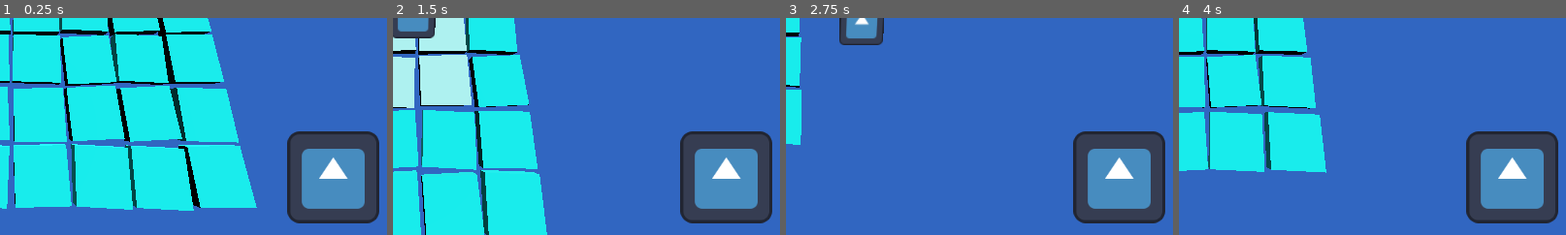
Above: before the commit, frames 1-4 (left to right).
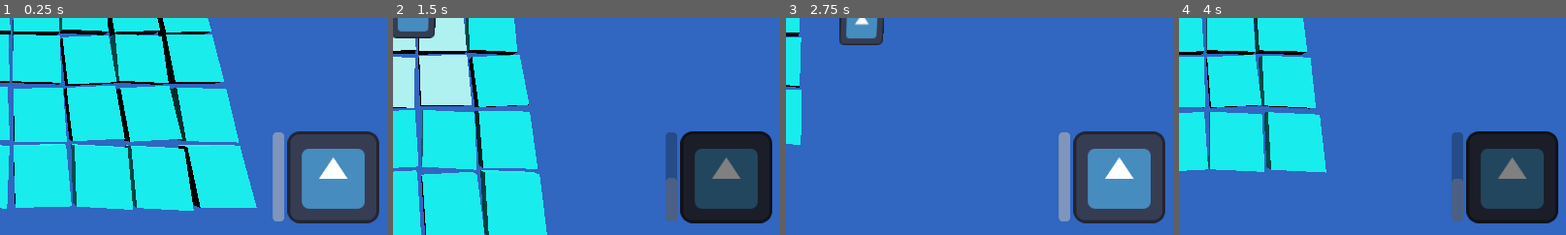
Above: after the commit, the same moments.

Repository: RonanSandoval/Piceross
Game: Godot game, scene res://Scenes/Main.tscn
The game is run twice, just before and just after one commit, with the same random seed, the same clock (stepped at 60 frames per second) and the same inputs. The engine's default icon, where the game draws it, is replaced by a stand-in: a white triangle on a blue panel in a dark square.
Inputs (mouse positions are % of the whole screen's width and height, from its top left):
- Up to frame 1 (0.25 s): no input
- Up to frame 2 (1.5 s): tap Enter (ui_accept) at 0.5, 0.77 s; move the mouse to (72, 45) at 0.52 s; hold Right (move_right) 0.53-1.28 s; hold E (freeze) 0.53-1.28 s; click (72, 45) at 0.67 s; move the mouse to (30, 55) at 1.27 s; hold S (move_down) from 1.28 s (still down); click (30, 55) at 1.35 s
- Up to frame 3 (2.75 s): tap Enter (ui_accept) at 1.52 s; tap E (freeze) at 1.55 s; move the mouse to (60, 28) at 2.02 s; release S (move_down) at 2.03 s; hold Right (move_right) from 2.03 s (still down); hold E (freeze) from 2.03 s (still down); click (60, 28) at 2.17 s
- Up to frame 4 (4 s): move the mouse to (45, 70) at 2.77 s; release Right (move_right) at 2.78 s; release E (freeze) at 2.78 s; hold Up (move_up) 2.78-3.53 s; right-click (45, 70) at 2.85 s; click (45, 70) at 2.92 s; tap Enter (ui_accept) at 3.02, 3.77 s; tap E (freeze) at 3.05 s; move the mouse to (80, 65) at 3.52 s; hold Left (move_left) from 3.53 s (still down); hold E (freeze) from 3.53 s (still down); click (80, 65) at 3.67 s
The pictures show only the part of the screen within x 49-99%, y 50-100%; the shares and areas given below are measured in that part.

The runs differ from the first frame. In frame 1, 1.2% of the frame differs, in the area x 70-74%, y 52-94%; in frame 2, 11%, in the area x 70-98%, y 52-95%; in frame 3, 1.2%; in frame 4, 11%.

Commit message:
freeze ui

Diff:
--- a/Scenes/Main.tscn
+++ b/Scenes/Main.tscn
@@ -19,6 +19,7 @@
 [ext_resource type="Texture2D" uid="uid://dlx60sgic260i" path="res://Sprites/Numbers/8.png" id="13_itvdc"]
 [ext_resource type="Texture2D" uid="uid://bcwdqvs00dvsg" path="res://Sprites/Numbers/10.png" id="15_fb1jt"]
 [ext_resource type="Script" path="res://Scripts/UI/Lives.gd" id="19_htdvy"]
+[ext_resource type="Script" path="res://Scripts/UI/Freezeray.gd" id="20_4xr6i"]
 [ext_resource type="Script" path="res://Scripts/UI/UIButton.gd" id="20_8xe7x"]
 [ext_resource type="Script" path="res://Scripts/UI/ConditionalUI.gd" id="20_xnehs"]
 
@@ -122,6 +123,18 @@
 grow_vertical = 0
 texture = ExtResource("4_kfhe6")
 expand_mode = 1
+script = ExtResource("20_4xr6i")
+
+[node name="ProgressBar" type="ProgressBar" parent="CanvasLayer/Freezeray"]
+layout_mode = 0
+offset_left = -22.0
+offset_top = 134.0
+offset_right = 111.0
+offset_bottom = 151.0
+rotation = -1.5708
+max_value = 2.0
+value = 2.0
+show_percentage = false
 
 [node name="WinUI" type="Control" parent="CanvasLayer"]
 layout_mode = 3
@@ -200,6 +213,9 @@
 
 [connection signal="area_entered" from="Player/Range" to="Player/Range" method="_on_area_entered"]
 [connection signal="area_exited" from="Player/Range" to="Player/Range" method="_on_area_exited"]
+[connection signal="gui_input" from="CanvasLayer/Freezeray" to="CanvasLayer/Freezeray" method="_on_gui_input"]
+[connection signal="mouse_entered" from="CanvasLayer/Freezeray" to="CanvasLayer/Freezeray" method="_on_mouse_entered"]
+[connection signal="mouse_exited" from="CanvasLayer/Freezeray" to="CanvasLayer/Freezeray" method="_on_mouse_exited"]
 [connection signal="gui_input" from="CanvasLayer/WinUI/HBoxContainer/LevelSelect" to="CanvasLayer/WinUI/HBoxContainer/LevelSelect" method="_on_gui_input"]
 [connection signal="mouse_entered" from="CanvasLayer/WinUI/HBoxContainer/LevelSelect" to="CanvasLayer/WinUI/HBoxContainer/LevelSelect" method="_on_mouse_entered"]
 [connection signal="mouse_exited" from="CanvasLayer/WinUI/HBoxContainer/LevelSelect" to="CanvasLayer/WinUI/HBoxContainer/LevelSelect" method="_on_mouse_exited"]
--- a/Scripts/Nonogram/Ice.gd
+++ b/Scripts/Nonogram/Ice.gd
@@ -17,7 +17,7 @@
 
 # Called when the node enters the scene tree for the first time.
 func _ready():
-	pass # Replace with function body.
+	get_parent().get_parent().get_parent().find_child("Freezeray").connect("freeze", on_freeze)
 
 
 # Called every frame. 'delta' is the elapsed time since the previous frame.
@@ -42,12 +42,13 @@
 			$Marker.visible = true
 
 
-func _input(event):
-	if event.is_action_pressed("freeze") and in_range and destroyed:
+func on_freeze():
+	if in_range and destroyed:
 		destroyed = false
 		get_parent().get_parent().unbreak_slot(my_x, my_y)
 		$IceCollision.disabled = false
 		$IceShape.material_override = ice_range_material
+
 
 func _on_mouse_entered():
 	if not destroyed:
--- /dev/null
+++ b/Scripts/UI/Freezeray.gd
@@ -0,0 +1,48 @@
+extends TextureRect
+
+signal freeze
+
+const LOAD_TIME : float = 2
+
+var current_load : float = 0
+var is_ready : bool = true
+
+# Called when the node enters the scene tree for the first time.
+func _ready():
+	$ProgressBar.value = LOAD_TIME
+
+
+# Called every frame. 'delta' is the elapsed time since the previous frame.
+func _process(delta):
+	if Input.is_action_just_pressed("freeze") and is_ready:
+		use_freeze()
+
+	if not is_ready:
+		current_load -= delta
+		update_progress()
+		if current_load <= 0:
+			is_ready = true
+			modulate = Color(1,1,1,1)
+
+
+func update_progress():
+	$ProgressBar.value = LOAD_TIME - current_load
+
+func use_freeze():
+	is_ready = false
+	current_load = LOAD_TIME
+	modulate = Color(0.5, 0.5, 0.5, 1)
+	freeze.emit()
+
+func _on_mouse_entered():
+	if is_ready:
+		modulate = Color(1.2, 1.2, 1.2, 1)
+
+
+func _on_mouse_exited():
+	if is_ready:
+		modulate = Color(1, 1, 1, 1)
+
+func _on_gui_input(event):
+	if  is_ready and event is InputEventMouseButton and GameManager.current_state == GameManager.GameState.Playing:
+		use_freeze()
Not shown: 1 places in Scenes/Main.tscn that only renumber resources
